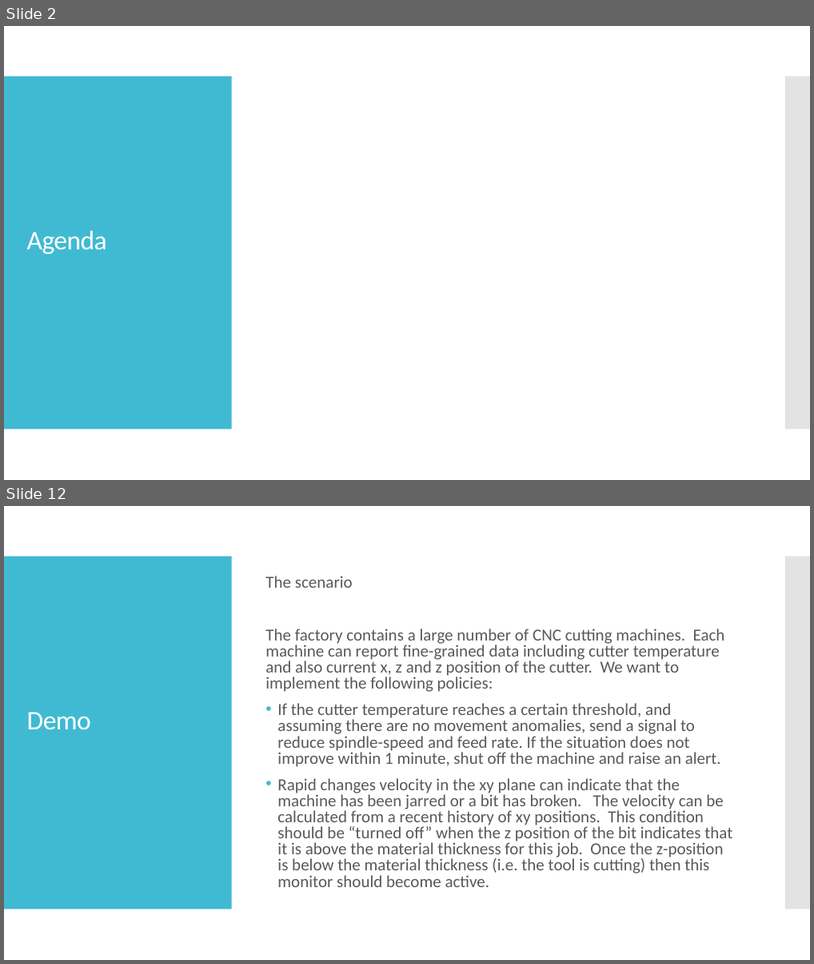
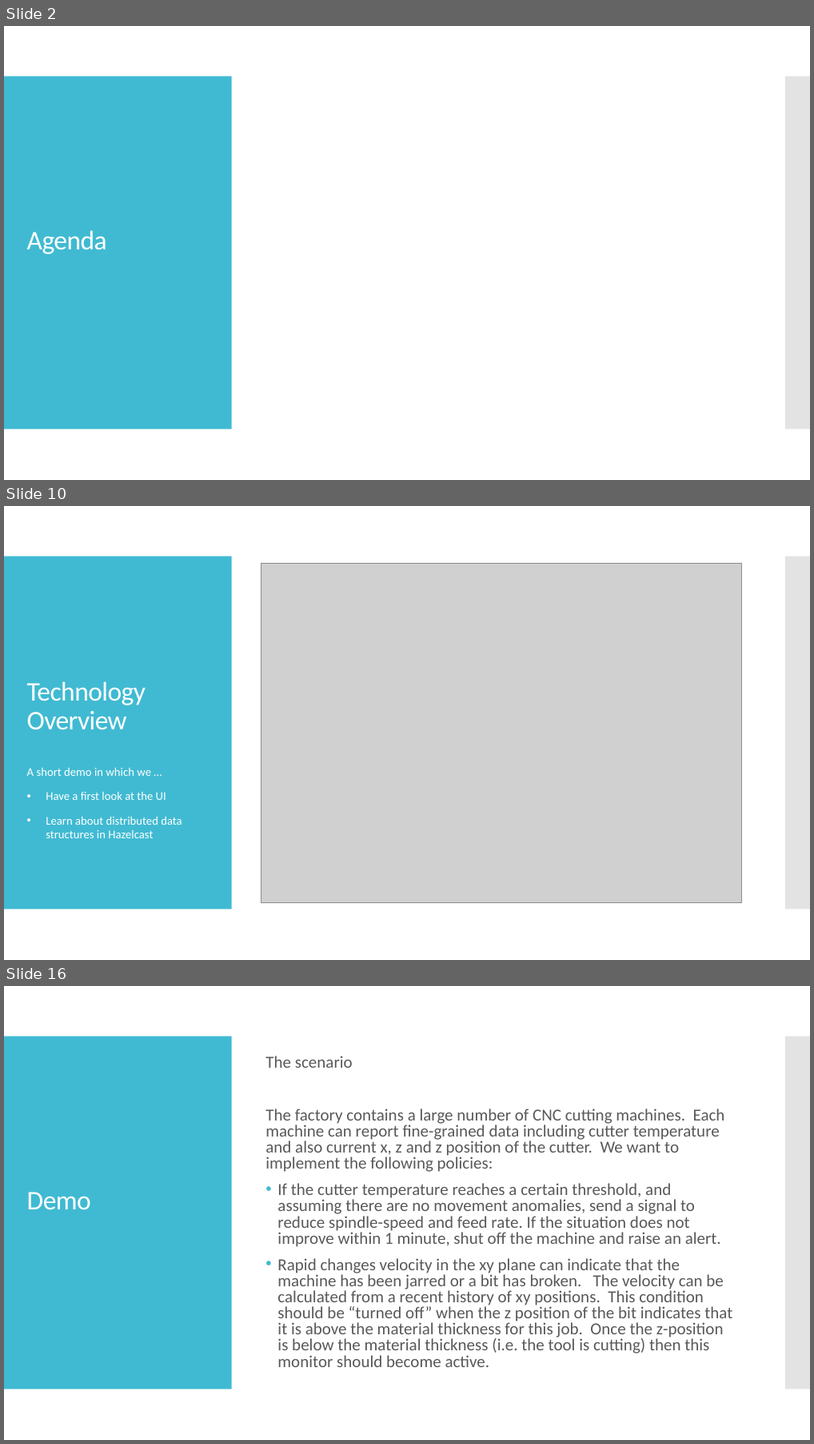
Before and after one commit to wrmay/hazelcast-monitoring-and-control-demo, a slide deck: Solution Overview.pptx. Shown one above the other, each under a label of ours: slides 2 and 12 before the commit, slides 2, 10 and 16 after it; the slides between them are not shown. The pictures are 814x964 and 814x1444 pixels, drawn with LibreOffice and Linux fonts; fonts in the diff are those of the drawing; grey boxes stand for pictures. Boxes give left, top, right and bottom in pixels: in the first picture for what was removed or moved away, otherwise in the second. Text is boxed around its words. In the diff, an @@ line names an element or a change of style, - is before the commit and + after.

```diff
--- a/Solution Overview.pptx
+++ b/Solution Overview.pptx
@@ slide 10 added at <box>4,506,810,960</box>, background #FFFFFF; not listed: 2 template elements that a slide beside it also shows @@
@@ picture added at <box>262,564,742,902</box> @@
@@ title added at <box>27,681,146,729</box>, 32 pt, text #FFFFFF @@
+Technology Overview
@@ text added at <box>27,767,182,838</box>, 14 pt, text #FFFFFF @@
+A short demo in which we …
+• Have a first look at the UI
+• Learn about distributed data structures in Hazelcast
@@ what was slide 12 is now slide 16 @@
```
Also in this commit, not shown: 5 slides changed, 7 other slides added, 4 slides removed, 9 other files.
